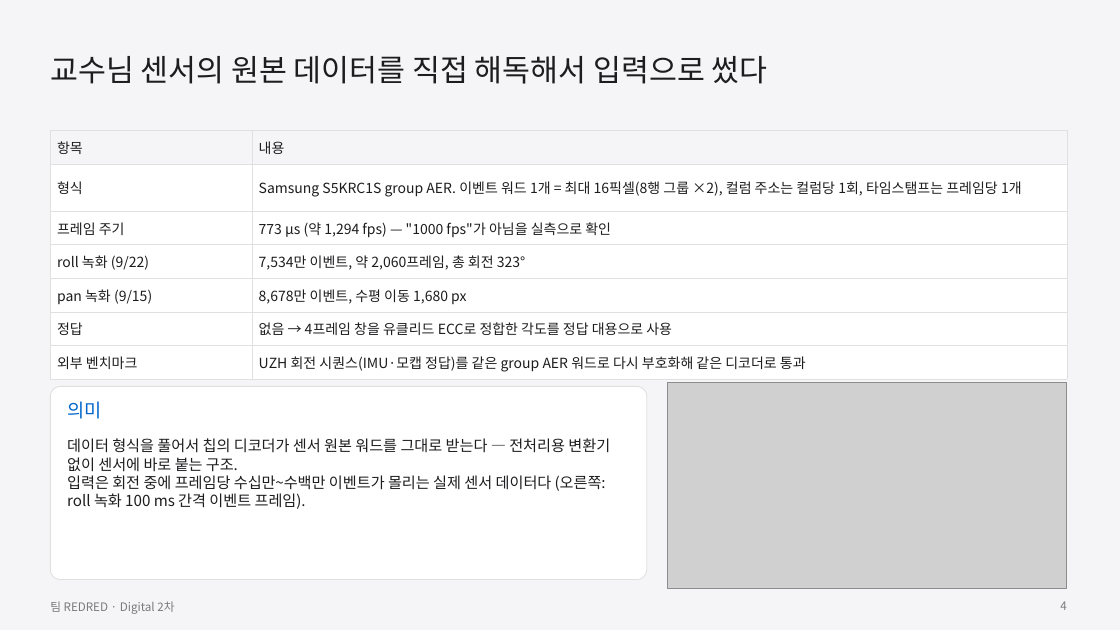
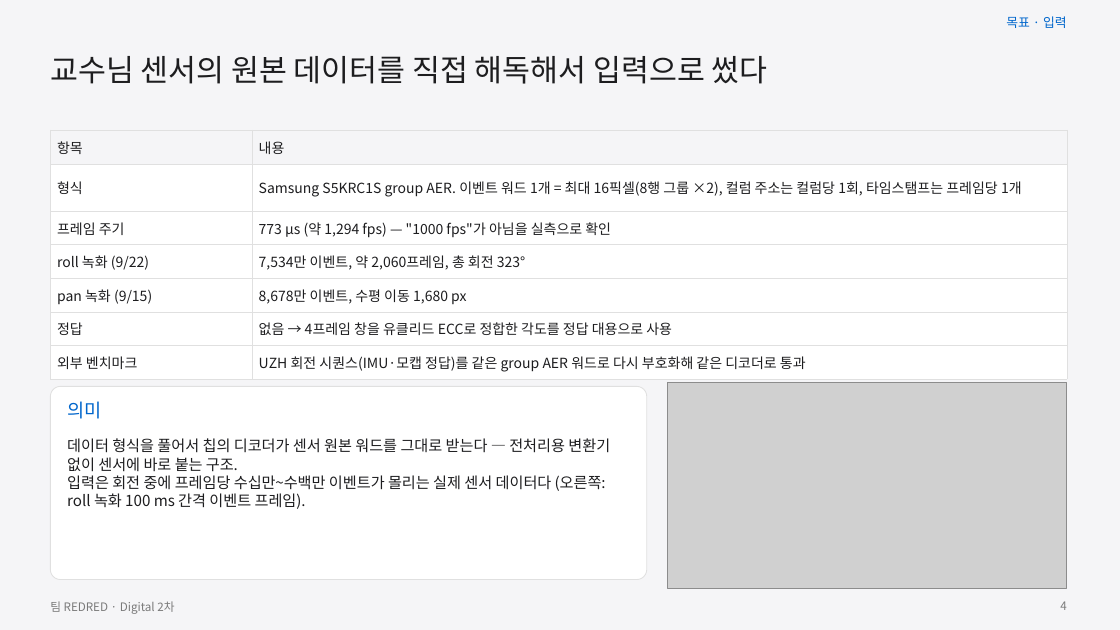
Before and after one commit to GangHeeJo/AI-SEMI, a slide deck: slide 4 of submission/REDRED_2차_발표자료_칩S.pptx. Drawn at 1120x630 pixels with LibreOffice and Linux fonts; fonts in the diff are those of the drawing; grey boxes stand for pictures. Boxes give left, top, right and bottom in pixels: in the first picture for what was removed or moved away, otherwise in the second. Text is boxed around its words. In the diff, an @@ line names an element or a change of style, - is before the commit and + after.

```diff
--- a/submission/REDRED_2차_발표자료_칩S.pptx
+++ b/submission/REDRED_2차_발표자료_칩S.pptx
@@ text added at [1006, 16, 1067, 28], 11 pt, text #0066CC @@
+목표 · 입력
```
Also in this commit, not shown: 17 other slides changed, 2 other files.
